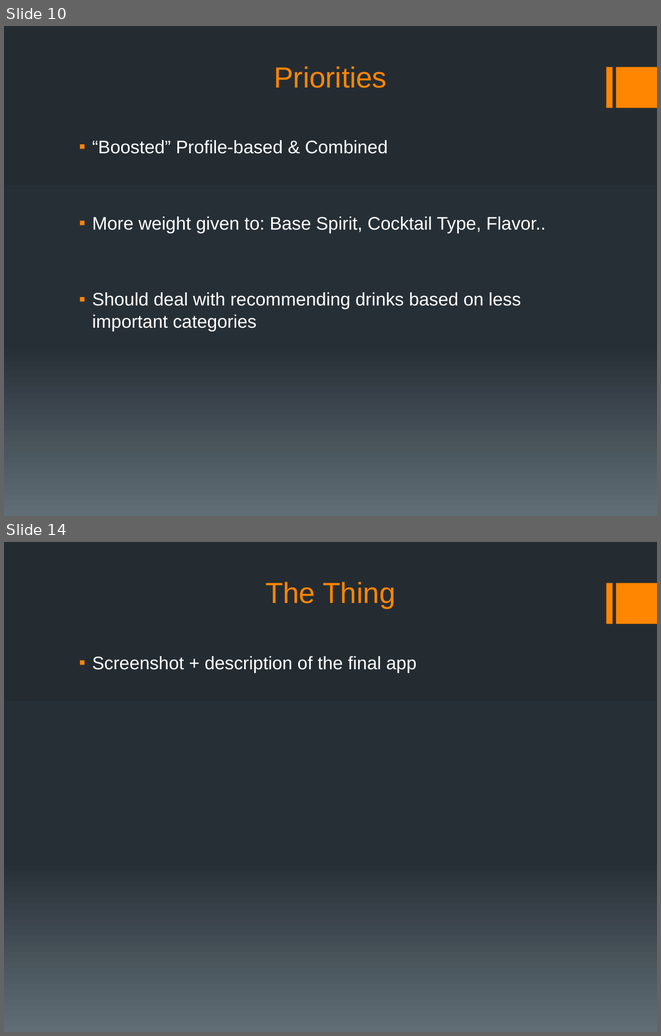
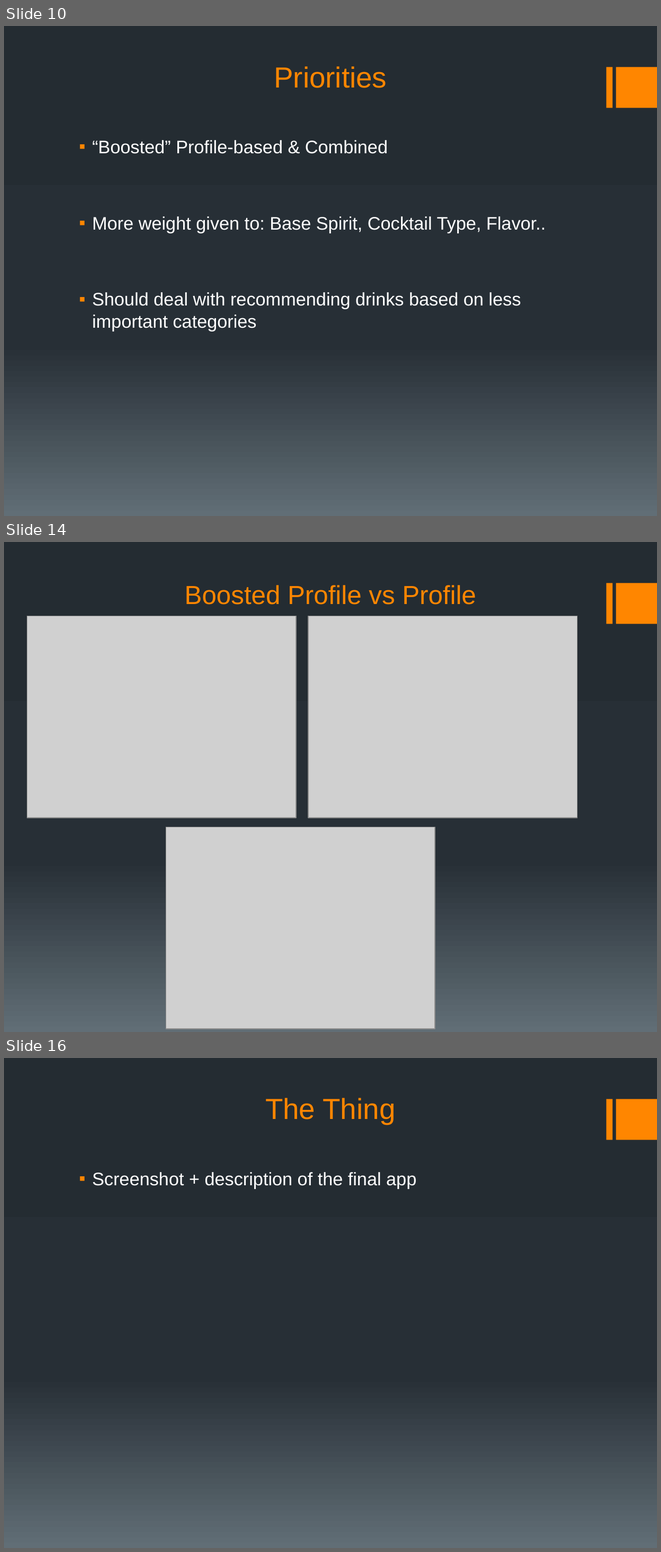
Before and after one commit to Midoriii/Cocktail-Recommender, a slide deck: cocktails.pptx. Shown one above the other, each under a label of ours: slides 10 and 14 before the commit, slides 10, 14 and 16 after it; the slides between them are not shown. The pictures are 661x1036 and 661x1552 pixels, drawn with LibreOffice and Linux fonts; fonts in the diff are those of the drawing; grey boxes stand for pictures. Boxes give left, top, right and bottom in pixels: in the first picture for what was removed or moved away, otherwise in the second. Text is boxed around its words. In the diff, an @@ line names an element or a change of style, - is before the commit and + after.

```diff
--- a/cocktails.pptx
+++ b/cocktails.pptx
@@ slide 14 added at [4,542,657,1032], background gradient #242C33 to #273037 to #636D76; not listed: 2 template elements that a slide beside it also shows @@
@@ title added at [185,585,476,605], 28.8 pt, text #FF8600 @@
+Boosted Profile vs Profile
@@ picture added at [27,616,296,818] @@
@@ picture added at [308,616,577,818] @@
@@ picture added at [166,827,435,1029] @@
@@ what was slide 14 is now slide 16 @@
```
Also in this commit, not shown: 3 slides changed, 3 other slides added, 2 slides removed, 2 other files.
